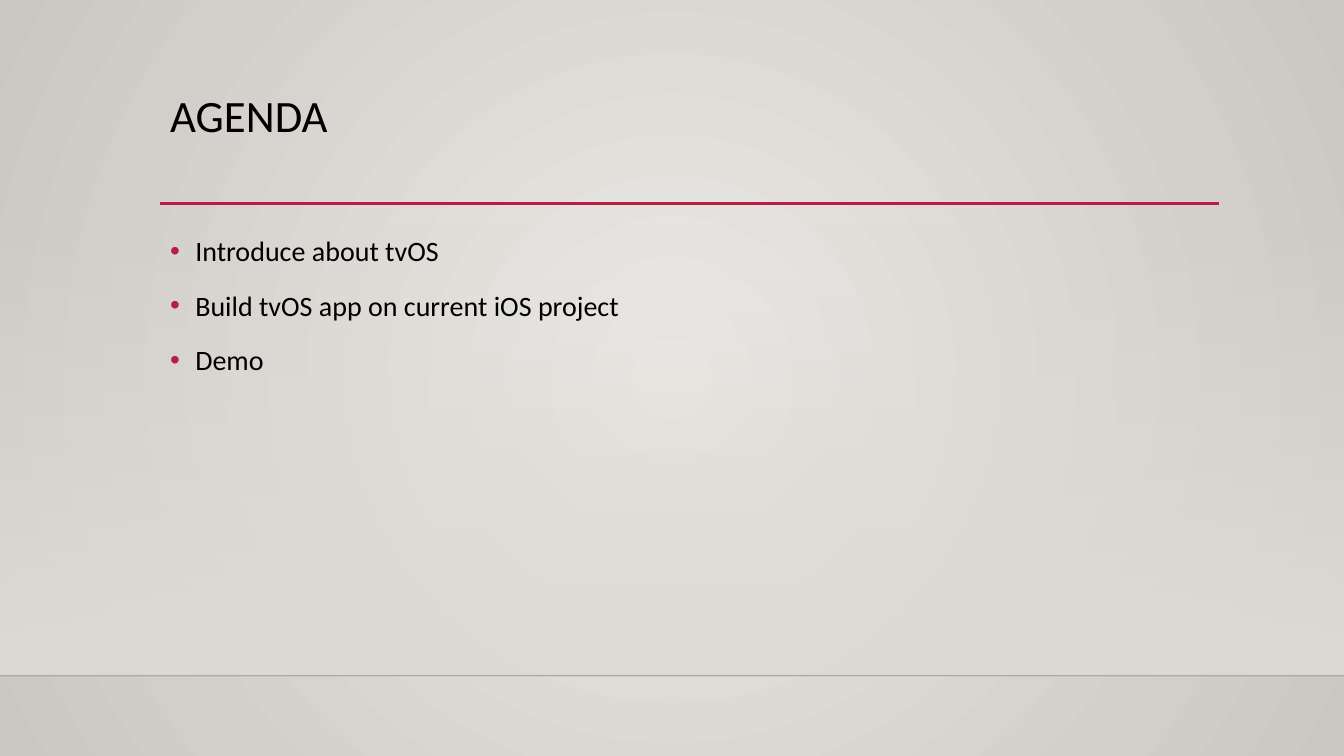
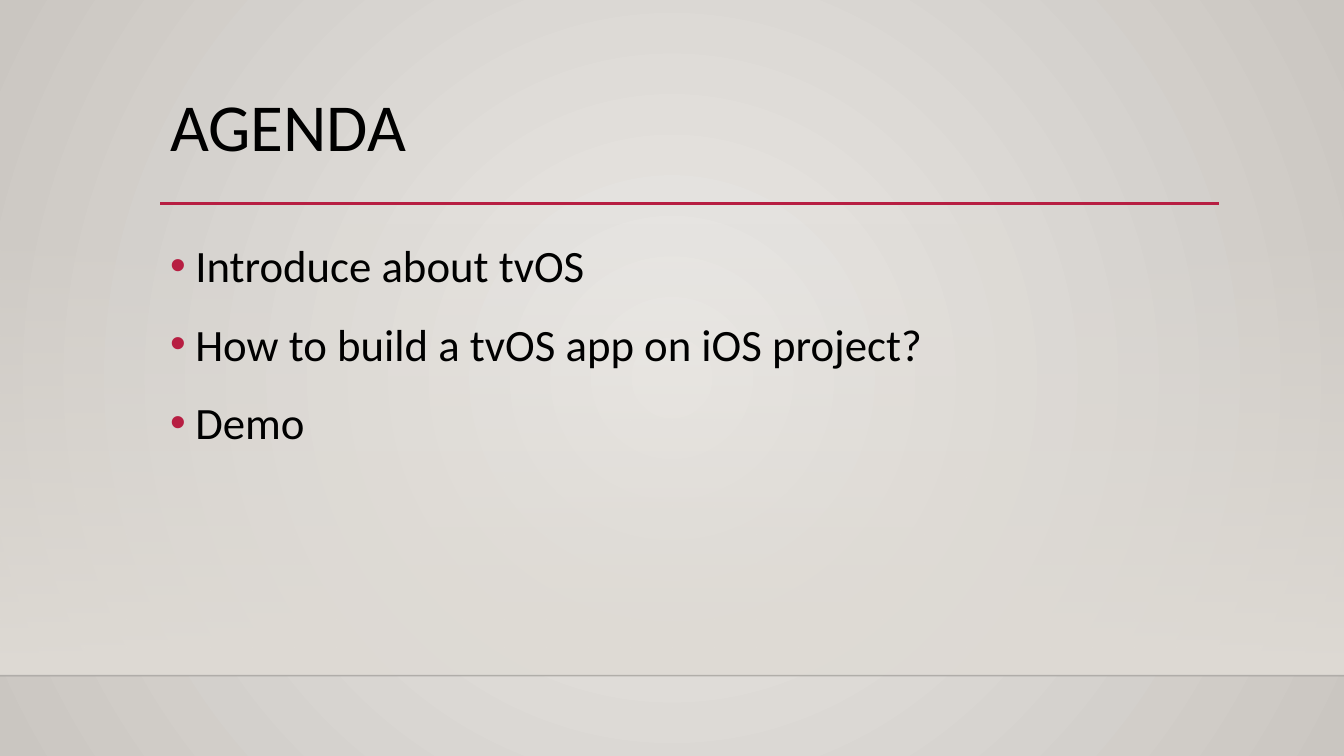
Before and after one commit to ThanhTurin/iOS-meetup-sg, a slide deck: slide 4 of Presentation.pptx (slide 2 before the commit). Drawn at 1344x756 pixels with LibreOffice and Linux fonts; fonts in the diff are those of the drawing; background and template pictures are left out. Boxes give left, top, right and bottom in pixels: in the first picture for what was removed or moved away, otherwise in the second. Text is boxed around its words. In the diff, an @@ line names an element or a change of style, - is before the commit and + after.

```diff
--- a/Presentation.pptx
+++ b/Presentation.pptx
@@ title "AGENDA" at [170,107,406,152]: size 32 to 48 pt @@
@@ text at [195,251,584,440]: size 20 to 32 pt in "Introduce about tvOS", "Demo" @@
@@ text at [195,330,922,369]: text changed; size 20 to 32 pt @@
-• Build tvOS app on current iOS project
+• How to build a tvOS app on iOS project?
```
Also in this commit, not shown: 8 other slides changed, 11 slides added, 1 other file.
